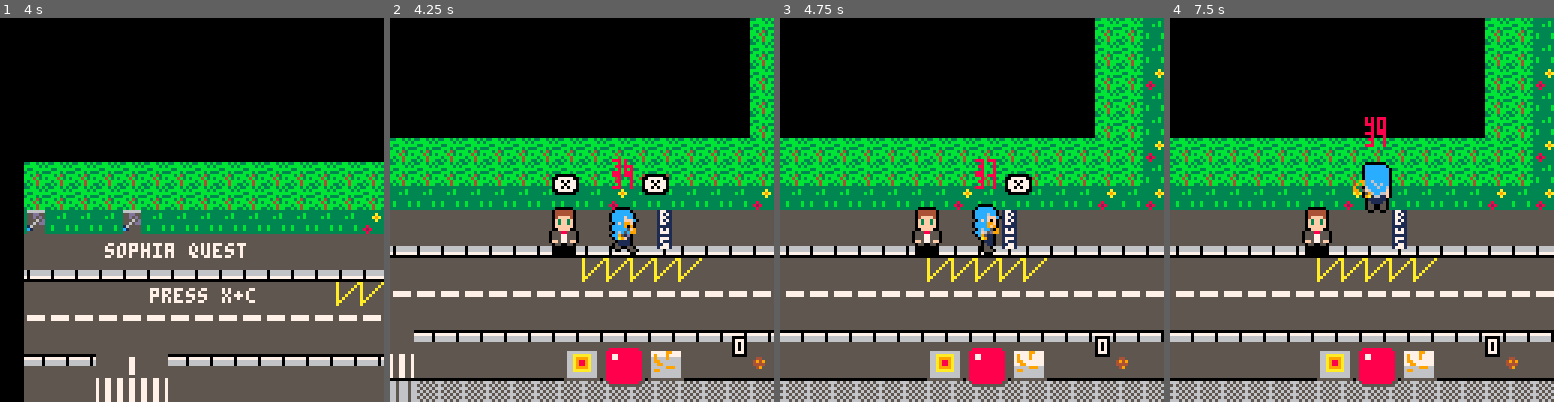
Above: before the commit, frames 1-4 (left to right).
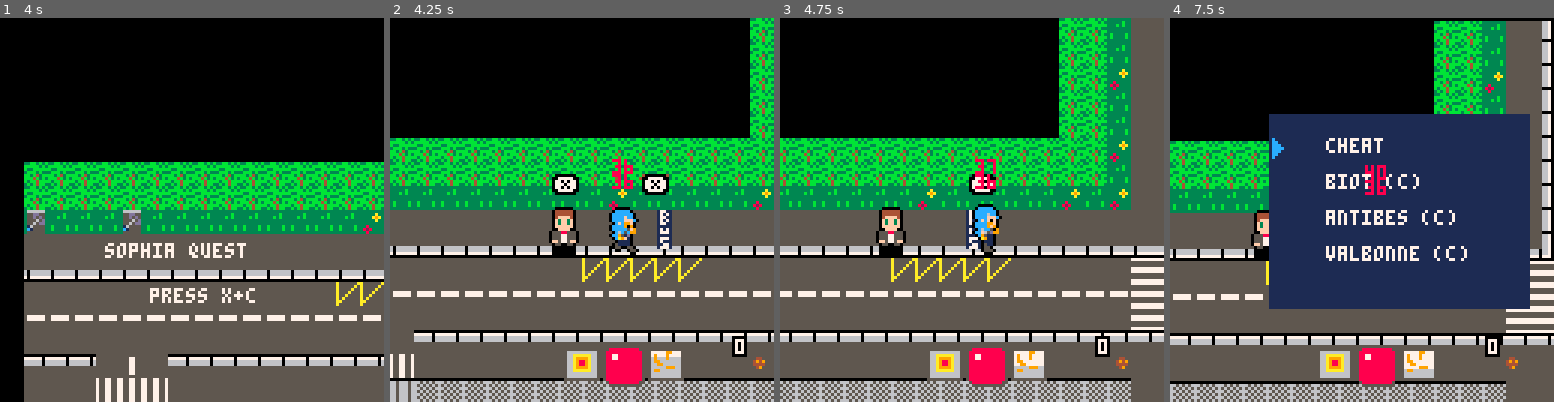
Above: after the commit, the same moments.

Repository: JasonHaenlin/pico-8-sophiaquest
Game: PICO-8 cartridge sophiaquest.p8
The game is run twice, just before and just after one commit, with the same random seed, the same clock (stepped at 60 frames per second) and the same inputs.
Inputs:
- Up to frame 1 (4 s): tap X (X key) at 0.33, 1.07, 1.85, 2.97 s; tap O (Z key) at 0.7, 1.7, 2.1, 2.5, 2.9, 3.3, 3.7 s; hold Right 1.6-2.1 s; hold Up 2.15-2.42 s; hold Right 2.47-3.03 s; hold Left 3.08-3.58 s; hold Down 3.63-3.97 s
- Up to frame 2 (4.25 s): hold Right from 4.02 s (still down); tap X (X key) at 4.08 s; tap O (Z key) at 4.1 s
- Up to frame 3 (4.75 s): tap O (Z key) at 4.5 s; release Right at 4.68 s; hold Up from 4.73 s (still down)
- Up to frame 4 (7.5 s): tap O (Z key) every 0.4 s from 4.9 to 7.3 s; release Up at 5.03 s; hold Left 5.08-5.68 s; tap X (X key) at 5.2, 6.32, 7.43 s; hold Down 5.73-6.03 s; hold Right 6.08-6.58 s; hold Right 6.63-7.13 s; hold Up 7.18-7.45 s

Frame 1 is identical in both runs. In frame 2, less than 0.1% of the frame differs, in the area x 60-64%, y 40-45%; in frame 3, 23%; in frame 4, 53%, in the area x 0-100%, y 0-100%.

Commit message:
repair somecode

Diff:
--- a/sophiaquest.p8
+++ b/sophiaquest.p8
@@ -45,7 +45,7 @@
  end
  -- clear_area()
  set_map_delimiter(ca.map.x1, ca.map.y1, ca.map.x2, ca.map.y2)
- scan_ennemies(ca.map.x1,ca.map.x2,ca.map.y1,ca.map.y2)
+ -- scan_ennemies(ca.map.x1,ca.map.x2,ca.map.y1,ca.map.y2)
  -- push_in_memory()
 end
 
@@ -1860,7 +1860,7 @@
 00000000000000000000000000000000000000000000000000000000000000007676000000000000000000000000000000000000000000272700000000000000
 00000000000000000000000000000000000000000000007676760000767676001576767676767676767676767676767676767676767600157676766575767600
 __gff__
-800080808000008080808080808000008000008080000080808080808080808080008080800000808080000000800000800080808000000002a000000080800000000080808080808000000000000000008000808080008080000000000000000000008080808000800000000000000085850505000000008080808000808000
+000080000000008080808080808000008000000000000080808080808080808080008080800000808080000000800000800080808000000002a000000080800000000080808080808000000000000000008000808080008080000000000000000000008080808000800000000000000085850505000000008080808000808000
 0000008080800000000000000000000500000080808000000000000000000000000000808080000000000000000000000000008080800000000000000000000000000000000000000000000000000000000000000000000000000000000000000000000000000000000000000000000000000000000000000000000000000000
 __map__
 000000000000000000000000000000000000000000000000000000000000000000000000000000000000000000000000000000000000000000000000000000000000000000000000000000000000000000171818070808080808080808080918181900000000002525252525003e3e3e3e3e3e3e007979790079797b7b797979
